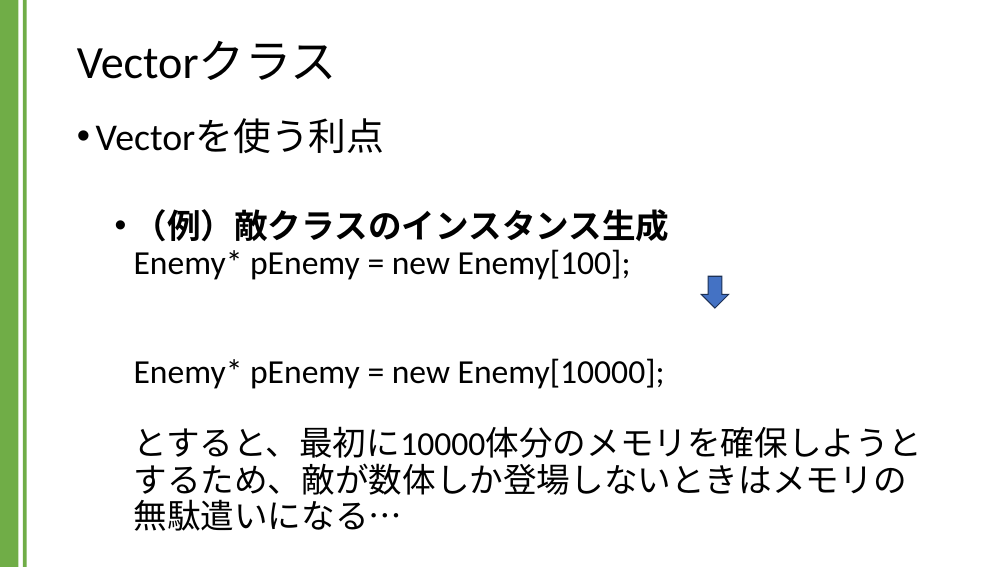
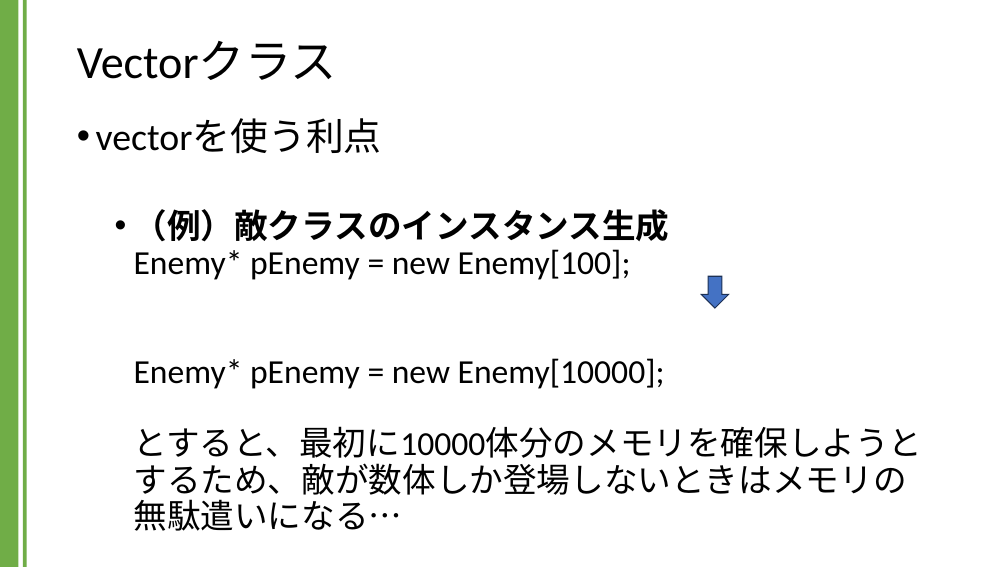
Before and after one commit to kic-murata/cpp2024, a slide deck: slide 5 of 授業資料/講義資料：Vectorクラス.pptx. Drawn at 1008x567 pixels with LibreOffice and Linux fonts; fonts in the diff are those of the drawing. Boxes give left, top, right and bottom in pixels: in the first picture for what was removed or moved away, otherwise in the second. Text is boxed around its words. In the diff, an @@ line names an element or a change of style, - is before the commit and + after.

```diff
--- a/授業資料/講義資料：Vectorクラス.pptx
+++ b/授業資料/講義資料：Vectorクラス.pptx
@@ text at bbox=[96, 118, 382, 154]: text changed @@
-• Vectorを使う利点
+• vectorを使う利点
```
Also in this commit, not shown: 3 other slides changed, 2 slides added.
